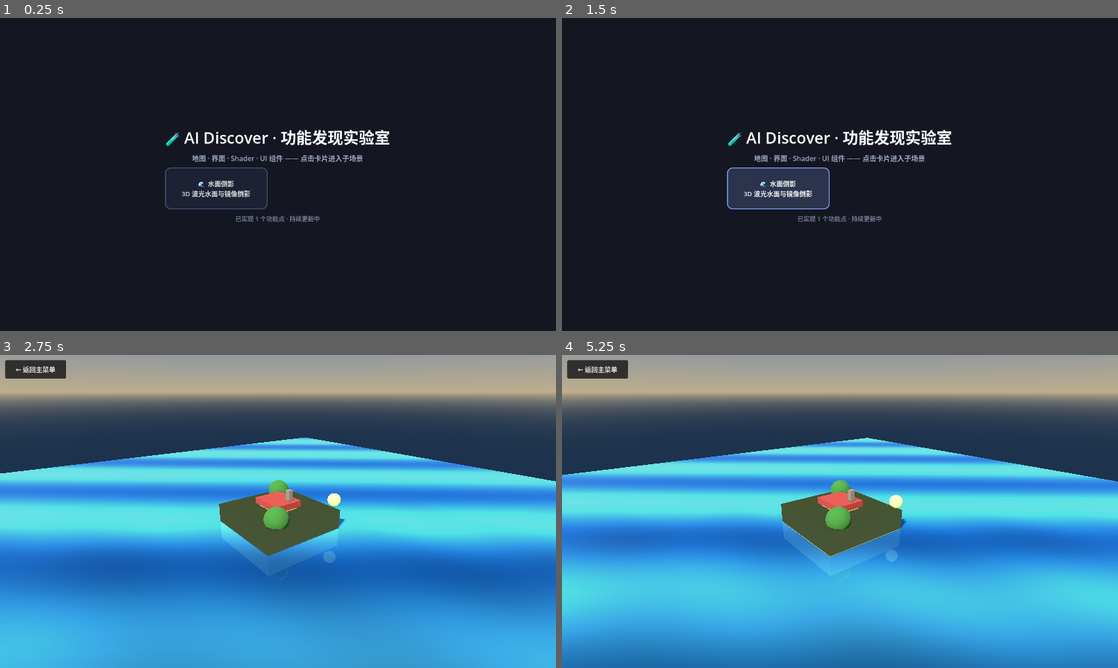
Above: before the commit, frames 1-4 (two rows, left to right).
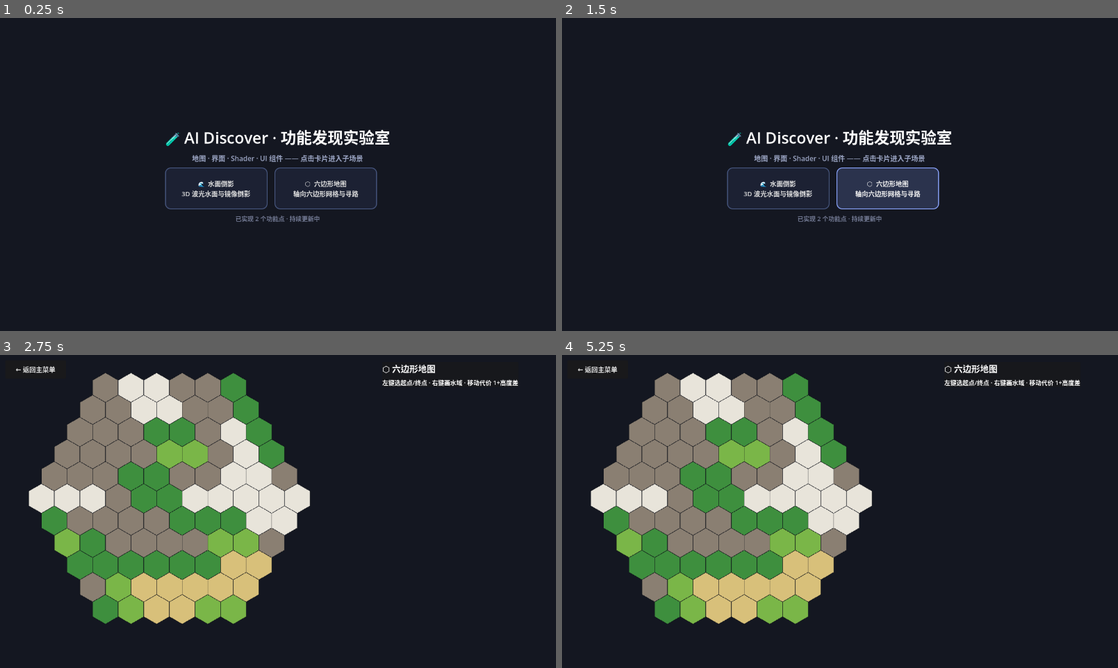
Above: after the commit, the same moments.

Repository: richardkiwilee/pyFramework
Game: Godot game, scene res://scenes/menu.tscn
The game is run twice, just before and just after one commit, with the same random seed, the same clock (stepped at 60 frames per second) and the same inputs.
Inputs:
- Up to frame 1 (0.25 s): no input
- Up to frame 2 (1.5 s): click "🌊 水面倒影 3D 波光水面与镜像倒影" at 0.5 s; click "← 返回主菜单" at 1.25 s
- Up to frame 3 (2.75 s): click "🌊 水面倒影 3D 波光水面与镜像倒影" (after the commit: "⬡ 六边形地图 轴向六边形网格与寻路") at 2 s
- Up to frame 4 (5.25 s): click "← 返回主菜单" at 2.75 s; click "🌊 水面倒影 3D 波光水面与镜像倒影" at 3.5 s; click "← 返回主菜单" at 4.25 s; click "🌊 水面倒影 3D 波光水面与镜像倒影" (after the commit: "⬡ 六边形地图 轴向六边形网格与寻路") at 5 s

The runs differ from the first frame. In frame 1, 0.5% of the frame differs, in the area x 45-68%, y 47-65%; in frame 2, 4.7%; in frame 3, 99%, in the area x 0-100%, y 0-100%; in frame 4, 99%.

Commit message:
ai-discover: 功能2 六边形地图——轴向坐标网格+噪声地形+Dijkstra寻路
Co-Authored-By: Claude <noreply@anthropic.com>

Diff:
--- /dev/null
+++ b/ai-discover/features/hex_map/hex_map.gd
@@ -0,0 +1,315 @@
+extends Node2D
+## =============================================================================
+## 六边形地图 —— 轴向坐标网格 + 地形噪声 + Dijkstra 寻路
+## =============================================================================
+## 交互：
+##   悬停       查看格子信息（右上角）+ 白色描边
+##   左键       第一次点击设起点（蓝色），再点击设终点并自动寻路（橙色路径）
+##              同时显示起点周围 4 步移动范围（浅蓝）
+##   右键       把格子变成水域障碍 / 取消障碍
+##
+## 六边形使用轴向坐标 (q, r)，6 个邻接方向；高度由 value noise 生成，
+## 移动代价 = 1 + 高度差（爬山更费力），用 Dijkstra 求最短路径。
+## =============================================================================
+
+const HEX_SIZE := 34.0          # 六边形中心到顶点的距离
+const RADIUS := 5               # 地图半径（中心往外 5 圈）
+const SQRT3 := 1.7320508
+const ORIGIN := Vector2(390, 330)
+
+const HEX_DIRS: Array[Vector2i] = [
+	Vector2i(1, 0), Vector2i(-1, 0), Vector2i(0, 1), Vector2i(0, -1),
+	Vector2i(1, -1), Vector2i(-1, 1),
+]
+
+const HEIGHT_COLORS := [
+	Color("#d8c07a"),   # 0 沙滩
+	Color("#7ab648"),   # 1 草地
+	Color("#3e8f3e"),   # 2 森林
+	Color("#8a7f72"),   # 3 岩石
+	Color("#e8e4da"),   # 4 雪顶
+]
+
+var _start := Vector2i(-999, -999)
+var _goal := Vector2i(-999, -999)
+var _path: Array = []
+var _range: Array = []
+var _hover := Vector2i(-999, -999)
+var _obstacles: Dictionary = {}   # Vector2i → true（水域）
+
+var _info_label: Label
+var _hint_label: Label
+
+
+func _ready() -> void:
+	# HUD（代码构建，保持场景文件精简）
+	var layer := CanvasLayer.new()
+	add_child(layer)
+	var panel := PanelContainer.new()
+	panel.position = Vector2(880, 16)
+	var box := VBoxContainer.new()
+	box.add_theme_constant_override("separation", 6)
+	panel.add_child(box)
+	var title := Label.new()
+	title.text = "⬡ 六边形地图"
+	title.add_theme_font_size_override("font_size", 20)
+	box.add_child(title)
+	_info_label = Label.new()
+	_info_label.text = "左键选起点/终点 · 右键画水域 · 移动代价 1+高度差"
+	_info_label.add_theme_font_size_override("font_size", 14)
+	box.add_child(_info_label)
+	layer.add_child(panel)
+
+	_hint_label = Label.new()
+	_hint_label.position = Vector2(16, 690)
+	_hint_label.add_theme_font_size_override("font_size", 14)
+	layer.add_child(_hint_label)
+	queue_redraw()
+
+
+# ============================================================
+#  坐标工具
+# ============================================================
+func _hex_center(q: int, r: int) -> Vector2:
+	return Vector2(HEX_SIZE * SQRT3 * (q + r * 0.5), HEX_SIZE * 1.5 * r) + ORIGIN
+
+
+func _hex_corners(center: Vector2) -> PackedVector2Array:
+	var pts := PackedVector2Array()
+	for i in 6:
+		var a := TAU / 6.0 * (i + 0.5)   # 尖顶朝向（pointy-top）
+		pts.append(center + Vector2(cos(a), sin(a)) * HEX_SIZE)
+	return pts
+
+
+func _in_grid(h: Vector2i) -> bool:
+	return maxi(maxi(absi(h.x), absi(h.y)), absi(h.x + h.y)) <= RADIUS
+
+
+func _neighbors(h: Vector2i) -> Array:
+	var out: Array = []
+	for d in HEX_DIRS:
+		var nb := h + d
+		if _in_grid(nb):
+			out.append(nb)
+	return out
+
+
+## 像素 → 轴向坐标（cube 坐标四舍五入）
+func _pixel_to_hex(p: Vector2) -> Vector2i:
+	var lp := (p - ORIGIN) / HEX_SIZE
+	var fr := lp.y / 1.5
+	var fq := lp.x / SQRT3 - fr * 0.5
+	var fx := fq
+	var fz := fr
+	var fy := -fx - fz
+	var rx: float = round(fx)
+	var ry: float = round(fy)
+	var rz: float = round(fz)
+	var dx := absf(rx - fx)
+	var dy := absf(ry - fy)
+	var dz := absf(rz - fz)
+	if dx > dy and dx > dz:
+		rx = -ry - rz
+	elif dy > dz:
+		ry = -rx - rz
+	else:
+		rz = -rx - ry
+	return Vector2i(int(rx), int(rz))
+
+
+# ============================================================
+#  地形噪声（value noise）
+# ============================================================
+func _hash2(x: int, y: int) -> float:
+	var n := x * 374761393 + y * 668265263
+	n = (n ^ (n >> 13)) * 1274126177
+	return float((n & 0x7fffffff) % 1000) / 1000.0
+
+
+func _vnoise(x: float, y: float) -> float:
+	var xi := int(floor(x))
+	var yi := int(floor(y))
+	var xf := x - xi
+	var yf := y - yi
+	xf = xf * xf * (3.0 - 2.0 * xf)
+	yf = yf * yf * (3.0 - 2.0 * yf)
+	return lerp(
+		lerp(_hash2(xi, yi), _hash2(xi + 1, yi), xf),
+		lerp(_hash2(xi, yi + 1), _hash2(xi + 1, yi + 1), xf),
+		yf)
+
+
+func _height_at(q: int, r: int) -> int:
+	return int(_vnoise(q * 0.45 + 7.3, r * 0.45 + 3.1) * 5.0)
+
+
+# ============================================================
+#  Dijkstra 寻路（代价 1 + |高度差|）
+# ============================================================
+func _step_cost(a: Vector2i, b: Vector2i) -> int:
+	return 1 + absi(_height_at(a.x, a.y) - _height_at(b.x, b.y))
+
+
+## 返回 起点 → 终点 的格子序列（含两端）；无路返回空
+func _find_path(start: Vector2i, goal: Vector2i) -> Array:
+	var dist := {start: 0}
+	var prev := {}
+	var pq: Array = [start]   # 小地图用朴素数组做优先队列足够快
+	while not pq.is_empty():
+		var best_i := 0
+		for i in pq.size():
+			if dist[pq[i]] < dist[pq[best_i]]:
+				best_i = i
+		var cur: Vector2i = pq[best_i]
+		pq.remove_at(best_i)
+		if cur == goal:
+			break
+		for nb in _neighbors(cur):
+			if _obstacles.has(nb):
+				continue
+			var nd: int = dist[cur] + _step_cost(cur, nb)
+			if not dist.has(nb) or nd < dist[nb]:
+				dist[nb] = nd
+				prev[nb] = cur
+				if not pq.has(nb):
+					pq.append(nb)
+	if not prev.has(goal) and goal != start:
+		return []
+	var path: Array = [goal]
+	while path[0] != start:
+		path.push_front(prev[path[0]])
+	return path
+
+
+## 起点周围 4 步移动范围
+func _compute_range(start: Vector2i) -> Array:
+	var dist := {start: 0}
+	var pq: Array = [start]
+	var out: Array = []
+	while not pq.is_empty():
+		var best_i := 0
+		for i in pq.size():
+			if dist[pq[i]] < dist[pq[best_i]]:
+				best_i = i
+		var cur: Vector2i = pq[best_i]
+		pq.remove_at(best_i)
+		if dist[cur] > 4:
+			break
+		if cur != start:
+			out.append(cur)
+		for nb in _neighbors(cur):
+			if _obstacles.has(nb):
+				continue
+			var nd: int = dist[cur] + _step_cost(cur, nb)
+			if nd <= 4 and (not dist.has(nb) or nd < dist[nb]):
+				dist[nb] = nd
+				if not pq.has(nb):
+					pq.append(nb)
+	return out
+
+
+# ============================================================
+#  交互
+# ============================================================
+func _unhandled_input(event: InputEvent) -> void:
+	if event is InputEventMouseMotion:
+		_hover = _pixel_to_hex(event.position)
+		_refresh_info()
+		queue_redraw()
+	elif event is InputEventMouseButton and event.pressed:
+		var h := _pixel_to_hex(event.position)
+		if not _in_grid(h):
+			return
+		if event.button_index == MOUSE_BUTTON_RIGHT:
+			# 右键：水域障碍开关
+			if _obstacles.has(h):
+				_obstacles.erase(h)
+			else:
+				_obstacles[h] = true
+				if h == _start:
+					_start = Vector2i(-999, -999)
+				if h == _goal:
+					_goal = Vector2i(-999, -999)
+			_path.clear()
+			_range.clear()
+			if _start.x > -900:
+				_range = _compute_range(_start)
+			queue_redraw()
+		elif event.button_index == MOUSE_BUTTON_LEFT:
+			if _obstacles.has(h):
+				return
+			if _start.x < -900:
+				_start = h
+				_range = _compute_range(_start)
+			elif h == _start:
+				# 再点起点 = 全部清除
+				_start = Vector2i(-999, -999)
+				_goal = Vector2i(-999, -999)
+				_path.clear()
+				_range.clear()
+			else:
+				_goal = h
+				_path = _find_path(_start, _goal)
+			_refresh_info()
+			queue_redraw()
+
+
+func _refresh_info() -> void:
+	if _in_grid(_hover):
+		var h := _hover
+		var txt := "格子 (%d, %d)\n高度: %d" % [h.x, h.y, _height_at(h.x, h.y)]
+		if _obstacles.has(h):
+			txt += "\n类型: 🌊 水域(障碍)"
+		else:
+			txt += "\n类型: 陆地"
+		if _path.size() > 1:
+			txt += "\n路径长度: %d 步" % (_path.size() - 1)
+		_info_label.text = txt
+	_hint_label.text = "左键: 起点/终点寻路 · 右键: 水域障碍 · 再点起点清除 · 代价=1+高度差"
+
+
+# ============================================================
+#  绘制
+# ============================================================
+func _draw() -> void:
+	for q in range(-RADIUS, RADIUS + 1):
+		for r in range(-RADIUS, RADIUS + 1):
+			var h := Vector2i(q, r)
+			if not _in_grid(h):
+				continue
+			var c := _hex_center(q, r)
+			var pts := _hex_corners(c)
+			if _obstacles.has(h):
+				draw_colored_polygon(pts, Color("#2a6fb0"))          # 水域
+			else:
+				draw_colored_polygon(pts, HEIGHT_COLORS[_height_at(q, r)])
+			draw_polyline(pts + PackedVector2Array([pts[0]]), Color(0.05, 0.06, 0.09, 0.55), 1.5)
+
+	# 移动范围（浅蓝）
+	for h in _range:
+		draw_colored_polygon(_hex_corners(_hex_center(h.x, h.y)), Color(0.35, 0.6, 1.0, 0.35))
+
+	# 路径（橙色线 + 端点）
+	if _path.size() > 1:
+		var line := PackedVector2Array()
+		for h in _path:
+			line.append(_hex_center(h.x, h.y))
+		draw_polyline(line, Color(1.0, 0.55, 0.15, 0.95), 6.0)
+		for h in _path:
+			draw_circle(_hex_center(h.x, h.y), 4.5, Color(1.0, 0.7, 0.25))
+
+	# 起点 / 终点标记
+	if _start.x > -900:
+		_draw_ring(_hex_center(_start.x, _start.y), Color(0.3, 0.6, 1.0))
+	if _goal.x > -900:
+		_draw_ring(_hex_center(_goal.x, _goal.y), Color(1.0, 0.25, 0.2))
+
+	# 悬停描边
+	if _in_grid(_hover):
+		var pts := _hex_corners(_hex_center(_hover.x, _hover.y))
+		draw_polyline(pts + PackedVector2Array([pts[0]]), Color(1, 1, 1, 0.9), 2.5)
+
+
+func _draw_ring(center: Vector2, color: Color) -> void:
+	draw_arc(center, 13.0, 0, TAU, 40, color, 5.0)
--- /dev/null
+++ b/ai-discover/features/hex_map/hex_map.tscn
@@ -0,0 +1,9 @@
+[gd_scene load_steps=3 format=3]
+
+[ext_resource type="Script" path="res://features/hex_map/hex_map.gd" id="1_main"]
+[ext_resource type="PackedScene" path="res://scenes/back_button.tscn" id="2_back"]
+
+[node name="HexMap" type="Node2D"]
+script = ExtResource("1_main")
+
+[node name="BackButton" parent="." instance=ExtResource("2_back")]
--- a/ai-discover/scripts/menu.gd
+++ b/ai-discover/scripts/menu.gd
@@ -11,6 +11,7 @@
 	# 每完成一个功能点，在此追加：
 	# {"icon": 表情, "name": 名称, "desc": 一句话描述, "scene": 场景路径}
 	{"icon": "🌊", "name": "水面倒影", "desc": "3D 波光水面与镜像倒影", "scene": "res://features/water_reflection/water_reflection.tscn"},
+	{"icon": "⬡", "name": "六边形地图", "desc": "轴向六边形网格与寻路", "scene": "res://features/hex_map/hex_map.tscn"},
 ]
 
 @onready var grid: GridContainer = $CenterBox/VBox/Grid
